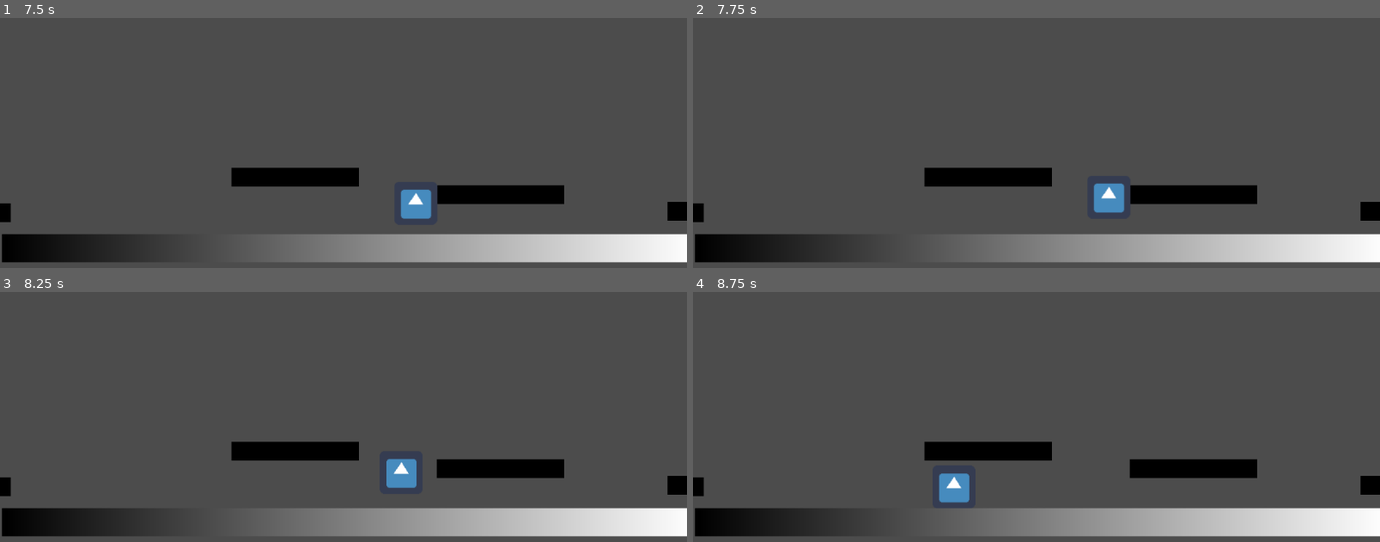
Above: before the commit, frames 1-4 (two rows, left to right).
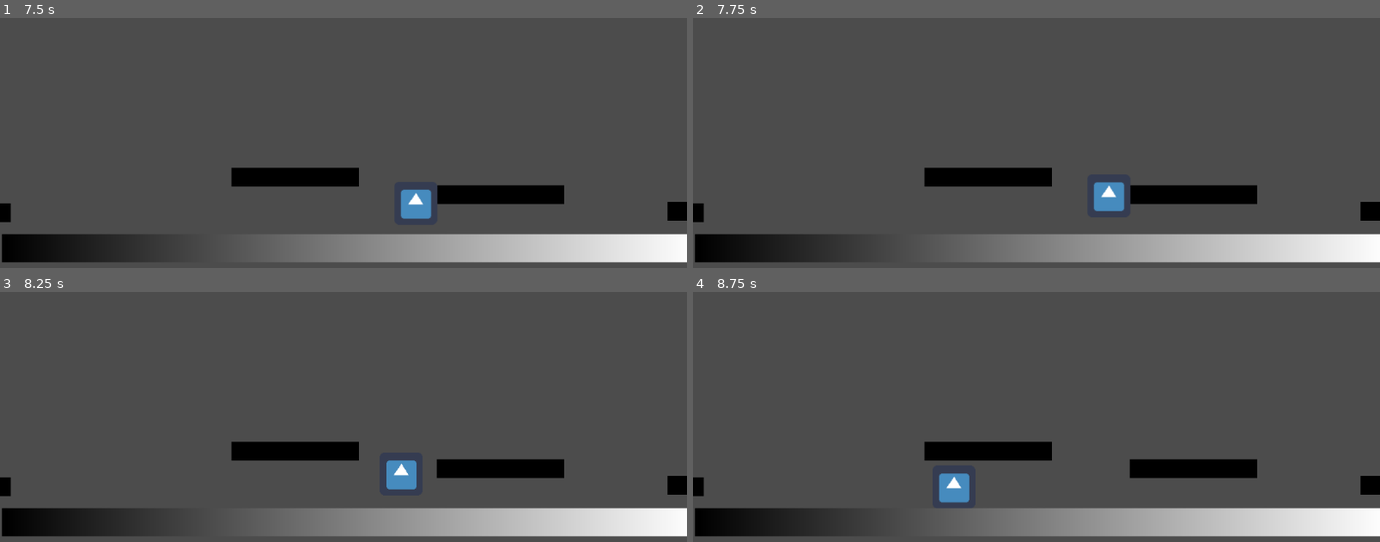
Above: after the commit, the same moments.

Repository: T4g1/gd-wildjam18
Game: Godot game, scene res://sources/player/TestWorld.tscn
Same seed, same stepped clock (60 frames per second), same inputs: the game is played once before the commit and once after it. The project has no main scene, so this scene is started directly. The engine's default icon, where the game draws it, is replaced by a stand-in: a white triangle on a blue panel in a dark square.
Inputs:
- Up to frame 1 (7.5 s): hold Right (ui_right) 0.53-2.03 s; tap Up (ui_up) at 0.77, 1.52, 3.02, 3.77, 4.52, 6.02, 6.77 s; hold Left (ui_left) 2.03-4.28 s; hold Right (ui_right) from 4.28 s (still down)
- Up to frame 2 (7.75 s): keep holding Right (ui_right); tap Up (ui_up) at 7.52 s
- Up to frame 3 (8.25 s): release Right (ui_right) at 8.03 s; hold Left (ui_left) from 8.03 s (still down)
- Up to frame 4 (8.75 s): keep holding Left (ui_left)

Frame 1 is identical in both runs. In frame 2, 0.1% of the frame differs, in the area x 58-63%, y 65-79%; in frame 3, 0.1%; in frame 4, nothing differs.

Commit message:
Define layer mask name and prevent player stand in a pipe

Diff:
--- a/project.godot
+++ b/project.godot
@@ -18,6 +18,12 @@
 config/name="gd-wildjam18"
 config/icon="res://icon.png"
 
+[layer_names]
+
+2d_physics/layer_1="Floor"
+2d_physics/layer_2="Pipe"
+2d_physics/layer_11="Player"
+
 [rendering]
 
 environment/default_environment="res://default_env.tres"
--- a/sources/player/Player.gd
+++ b/sources/player/Player.gd
@@ -7,13 +7,20 @@
 const JUMP_SPEED: int = 200
 const RUN_FORCE: int = 1000
 const STOP_FORCE: int = 1000
-const STAND_BOUNCING_TIME: float = 0.15  # player must stand atleast in STAND_BOUNCING_TIME to jump
+
+# player must stand atleast in STAND_BOUNCING_TIME to jump
+const STAND_BOUNCING_TIME: float = 0.15
 
 var velocity: Vector2 = Vector2()
 var jumping: bool = false
 var crouching: bool = false
 
 var stand_time: float = STAND_BOUNCING_TIME * 2
+
+# number of body enter the stand shape.
+# Use to check if player can stand from crouching or not, for example stand in a pipe
+var stand_shape_collide_time: int = 0
+var can_stand: bool = true
 
 func _ready():
 	pass # Replace with function body.
@@ -69,10 +76,13 @@
 
 	if jump:
 		if crouching:
-			print('Stand')
-			$AnimationPlayer.play("Standup")
-			crouching = false
-			stand_time += delta
+			if can_stand:
+				print('Stand')
+				$AnimationPlayer.play("Standup")
+				crouching = false
+				stand_time += delta
+			else:
+				print('Can not stand in pipe')
 		elif not jumping and stand_time > STAND_BOUNCING_TIME:
 			print('Jump')
 			velocity.y = -JUMP_SPEED
@@ -81,3 +91,18 @@
 			# just stand after crouch, need more time to stand before jump
 			print('Stand time: ', stand_time)
 			stand_time += delta
+
+
+func _on_StandShape_body_shape_entered(body_id, body, body_shape, area_shape):
+	# TODO check if collide with world instead of other part
+	stand_shape_collide_time += 1
+	can_stand = false
+	print('Enter stand shape: ', stand_shape_collide_time)
+
+
+func _on_StandShape_body_shape_exited(body_id, body, body_shape, area_shape):
+	# TODO check if collide with world instead of other part
+	stand_shape_collide_time -= 1
+	if stand_shape_collide_time == 0:
+		can_stand = true
+	print('Exit stand shape: ', stand_shape_collide_time)
--- a/sources/player/Player.tscn
+++ b/sources/player/Player.tscn
@@ -22,7 +22,7 @@
 "values": [ Vector2( 1, 1 ), Vector2( 1, 0.5 ) ]
 }
 tracks/1/type = "value"
-tracks/1/path = NodePath("CollisionShape2D:scale")
+tracks/1/path = NodePath("PlayerShape:scale")
 tracks/1/interp = 1
 tracks/1/loop_wrap = true
 tracks/1/imported = false
@@ -38,7 +38,7 @@
 resource_name = "Standup"
 length = 0.2
 tracks/0/type = "value"
-tracks/0/path = NodePath("CollisionShape2D:scale")
+tracks/0/path = NodePath("PlayerShape:scale")
 tracks/0/interp = 1
 tracks/0/loop_wrap = true
 tracks/0/imported = false
@@ -62,10 +62,15 @@
 "values": [ Vector2( 1, 1 ) ]
 }
 
+[sub_resource type="RectangleShape2D" id=4]
+extents = Vector2( 30, 30 )
+
 [node name="Player" type="KinematicBody2D"]
+collision_layer = 1024
+collision_mask = 3
 script = ExtResource( 2 )
 
-[node name="CollisionShape2D" type="CollisionShape2D" parent="."]
+[node name="PlayerShape" type="CollisionShape2D" parent="."]
 position = Vector2( 35, 97 )
 shape = SubResource( 1 )
 
@@ -76,3 +81,13 @@
 [node name="AnimationPlayer" type="AnimationPlayer" parent="."]
 anims/Crouch = SubResource( 2 )
 anims/Standup = SubResource( 3 )
+
+[node name="StandShape" type="Area2D" parent="."]
+position = Vector2( 35, 96 )
+collision_layer = 1024
+collision_mask = 2
+
+[node name="CollisionShape2D" type="CollisionShape2D" parent="StandShape"]
+shape = SubResource( 4 )
+[connection signal="body_shape_entered" from="StandShape" to="." method="_on_StandShape_body_shape_entered"]
+[connection signal="body_shape_exited" from="StandShape" to="." method="_on_StandShape_body_shape_exited"]
--- a/sources/player/TestWorld.tscn
+++ b/sources/player/TestWorld.tscn
@@ -20,6 +20,7 @@
 [node name="World" type="Node2D" parent="."]
 
 [node name="Floor" type="StaticBody2D" parent="World"]
+collision_mask = 0
 
 [node name="CollisionShape2D" type="CollisionShape2D" parent="World/Floor"]
 position = Vector2( 512.861, 401.31 )
@@ -31,6 +32,8 @@
 texture = SubResource( 3 )
 
 [node name="StaticBody" type="StaticBody2D" parent="World"]
+collision_layer = 2
+collision_mask = 0
 
 [node name="CollisionShape2D" type="CollisionShape2D" parent="World/StaticBody"]
 position = Vector2( 439.401, 295.201 )
@@ -43,6 +46,8 @@
 
 [node name="StaticBody2" type="StaticBody2D" parent="World"]
 position = Vector2( 649.925, 50.6485 )
+collision_layer = 2
+collision_mask = 0
 
 [node name="CollisionShape2D" type="CollisionShape2D" parent="World/StaticBody2"]
 position = Vector2( 439.401, 295.201 )
@@ -55,6 +60,8 @@
 
 [node name="StaticBody4" type="StaticBody2D" parent="World"]
 position = Vector2( -518.886, 52.5965 )
+collision_layer = 2
+collision_mask = 0
 
 [node name="CollisionShape2D" type="CollisionShape2D" parent="World/StaticBody4"]
 position = Vector2( 439.401, 295.201 )
@@ -67,6 +74,8 @@
 
 [node name="StaticBody3" type="StaticBody2D" parent="World"]
 position = Vector2( 306, 26 )
+collision_layer = 2
+collision_mask = 0
 
 [node name="CollisionShape2D" type="CollisionShape2D" parent="World/StaticBody3"]
 position = Vector2( 439.401, 295.201 )
Not shown: 1 places in sources/player/Player.tscn that only renumber resources
